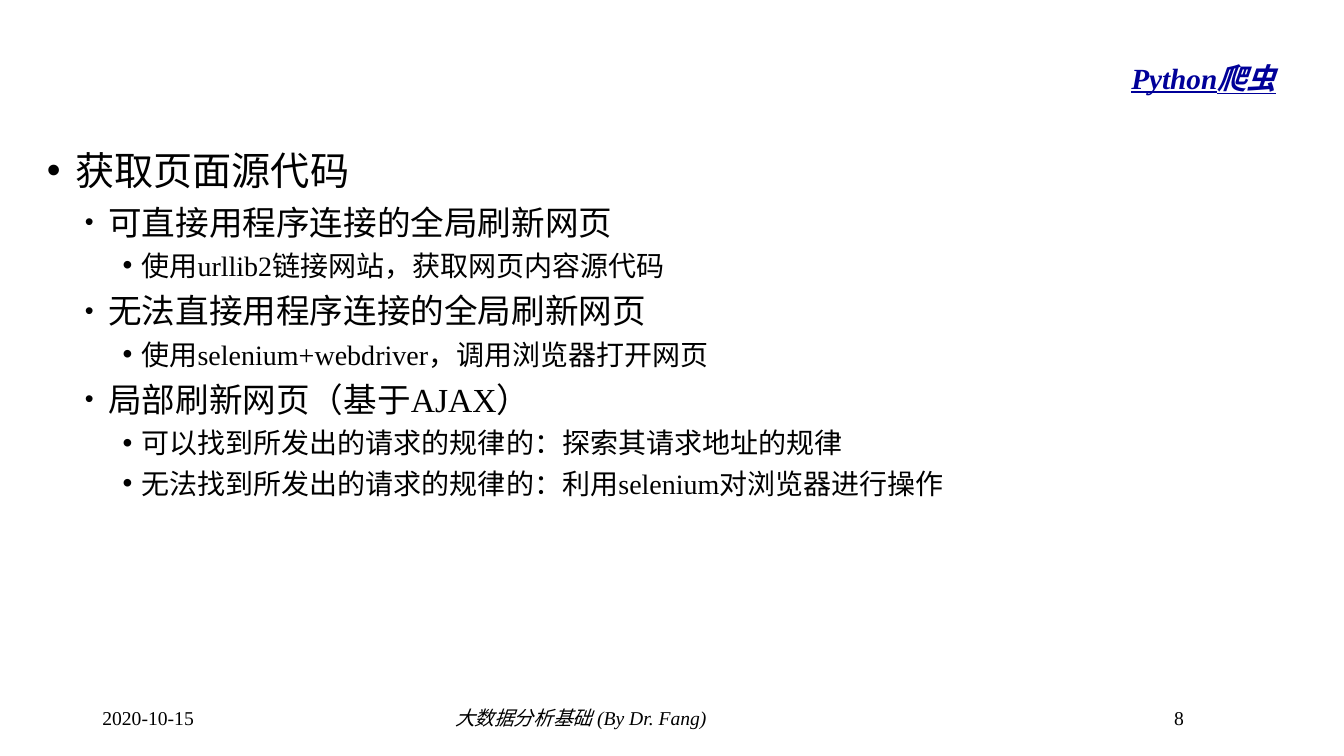
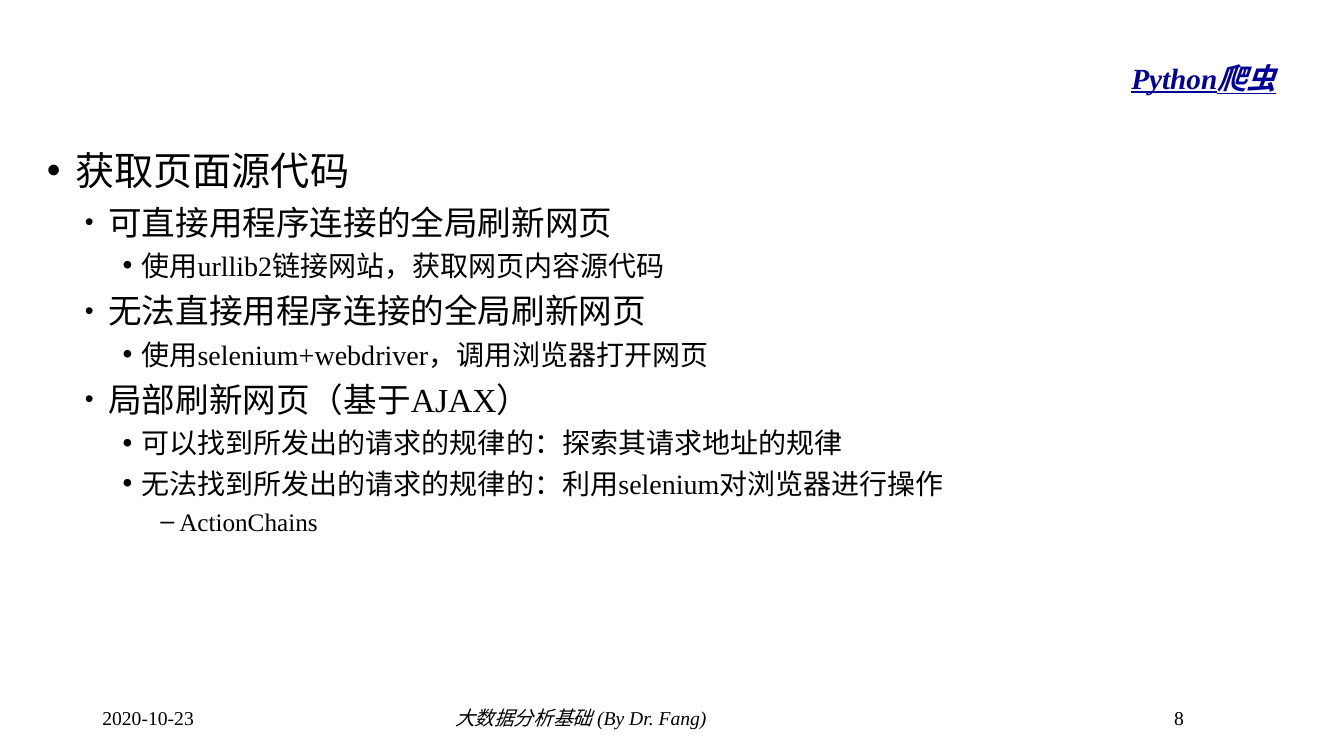
Before and after one commit to dr-fang/BDA, a slide deck: slide 8 of slides/3_PythonCrawler.pptx. Drawn at 1344x756 pixels with LibreOffice and Linux fonts; fonts in the diff are those of the drawing; background and template pictures are left out. Boxes give left, top, right and bottom in pixels: in the first picture for what was removed or moved away, otherwise in the second. Text is boxed around its words. In the diff, an @@ line names an element or a change of style, - is before the commit and + after.

```diff
--- a/slides/3_PythonCrawler.pptx
+++ b/slides/3_PythonCrawler.pptx
@@ text at (179, 513, 317, 532): paragraph added @@
+      – ActionChains
@@ text at (102, 712, 194, 726): text changed @@
-2020-10-15
+2020-10-23
```
Also in this commit, not shown: 10 other slides changed.
